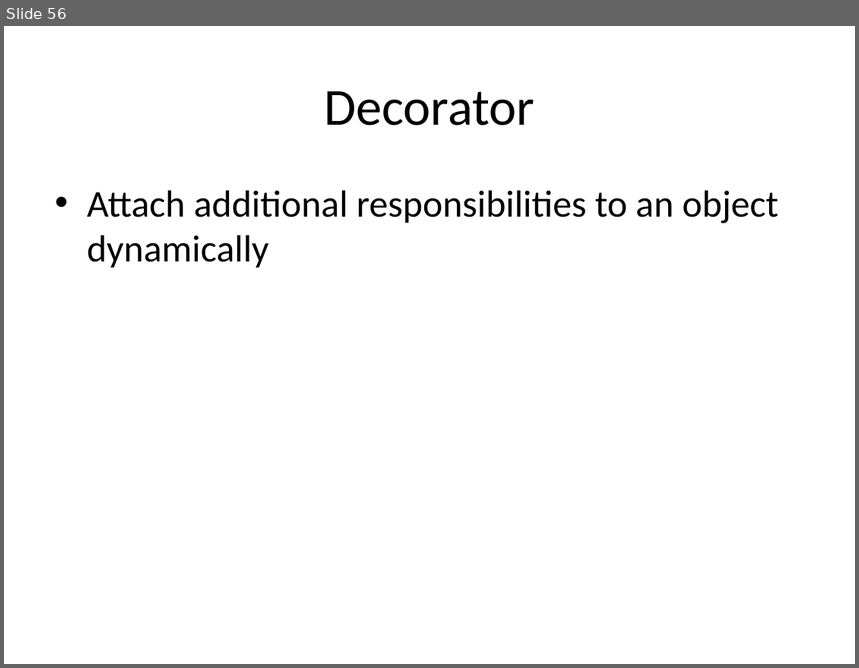
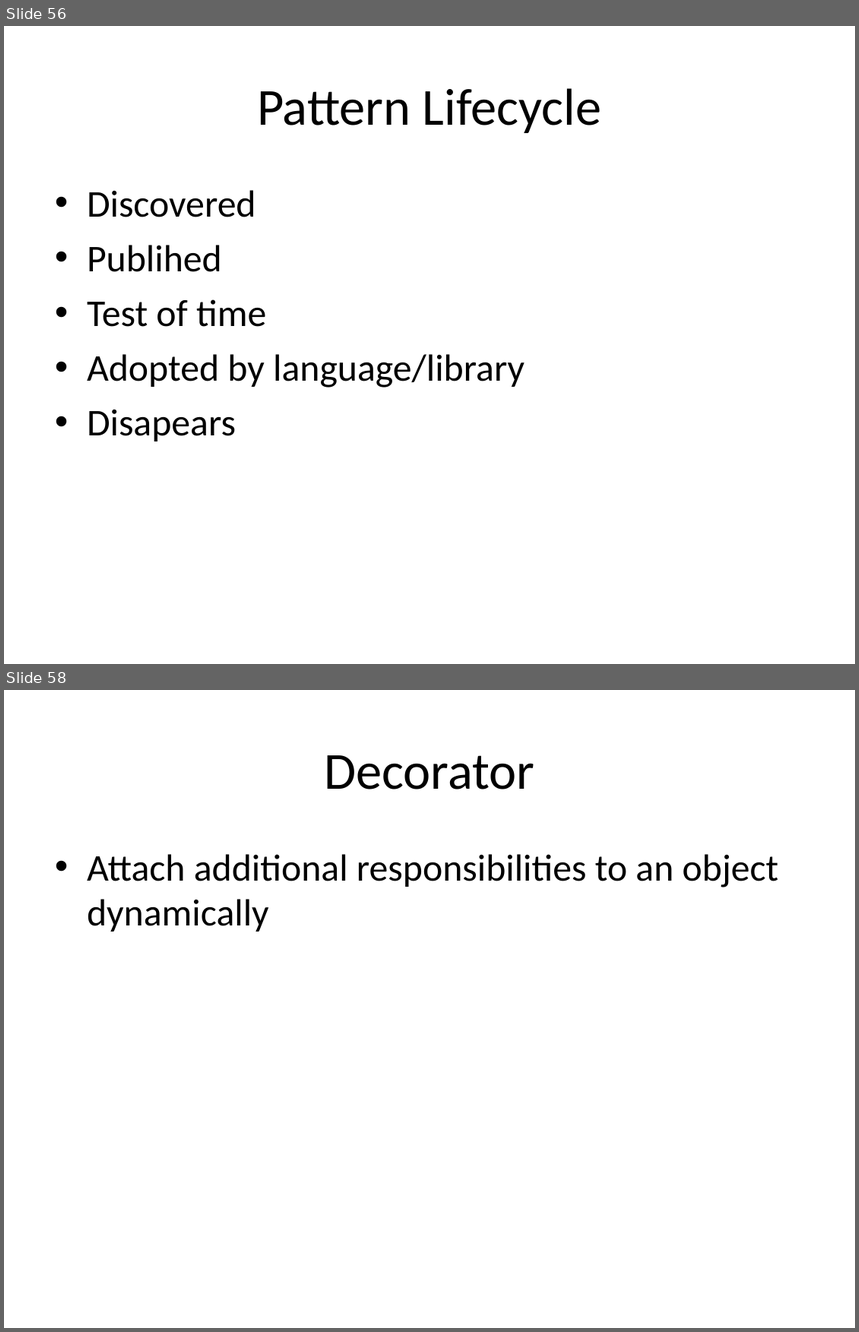
Before and after one commit to kamyu104/GofPatterns, a slide deck: Effective patterns.ppt. Shown one above the other, each under a label of ours: slide 56 before the commit, slides 56 and 58 after it; the slides between them are not shown. The pictures are 859x668 and 859x1332 pixels, drawn with LibreOffice and Linux fonts; fonts in the diff are those of the drawing. Boxes give left, top, right and bottom in pixels: in the first picture for what was removed or moved away, otherwise in the second. Text is boxed around its words. In the diff, an @@ line names an element or a change of style, - is before the commit and + after.

Commit message:
added content to patterns for communication slides

```diff
--- a/Effective patterns.ppt
+++ b/Effective patterns.ppt
@@ slide 56 added at box(4, 26, 855, 664), background #FFFFFF @@
@@ title added at box(257, 88, 601, 133), 44 pt, text #000000 @@
+Pattern Lifecycle
@@ text added at box(87, 190, 525, 442), 32 pt, text #000000 @@
+• Discovered
+• Publihed
+• Test of time
+• Adopted by language/library
+• Disapears
@@ what was slide 56 is now slide 58 @@
```
Also in this commit, not shown: 1 slide changed, 2 other slides added, 1 slide removed.
